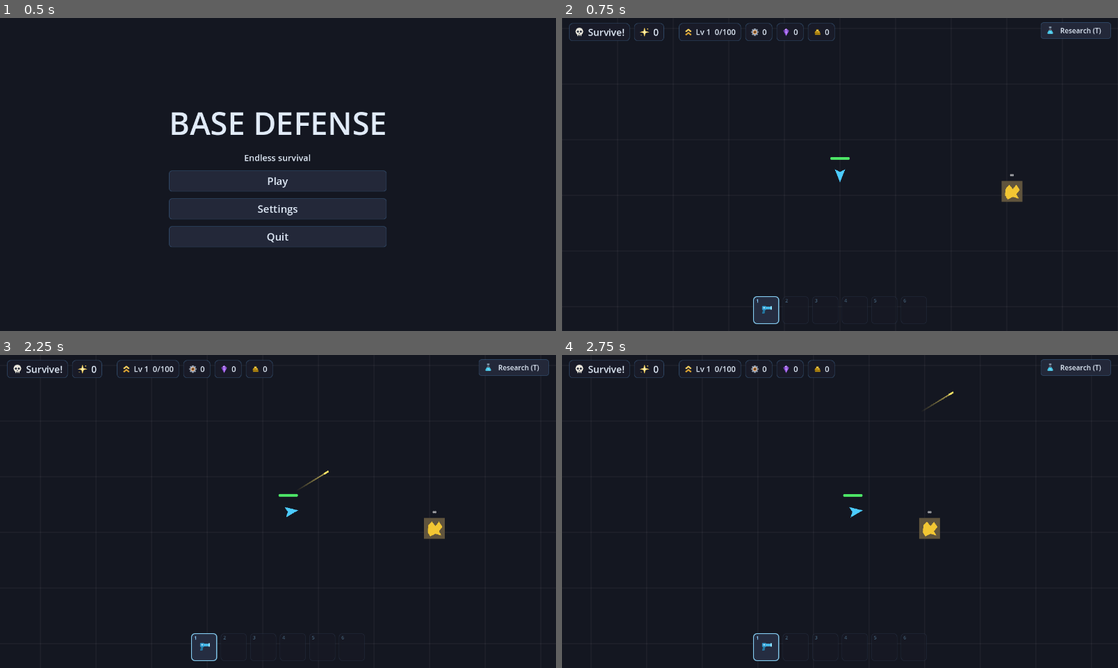
Above: before the commit, frames 1-4 (two rows, left to right).
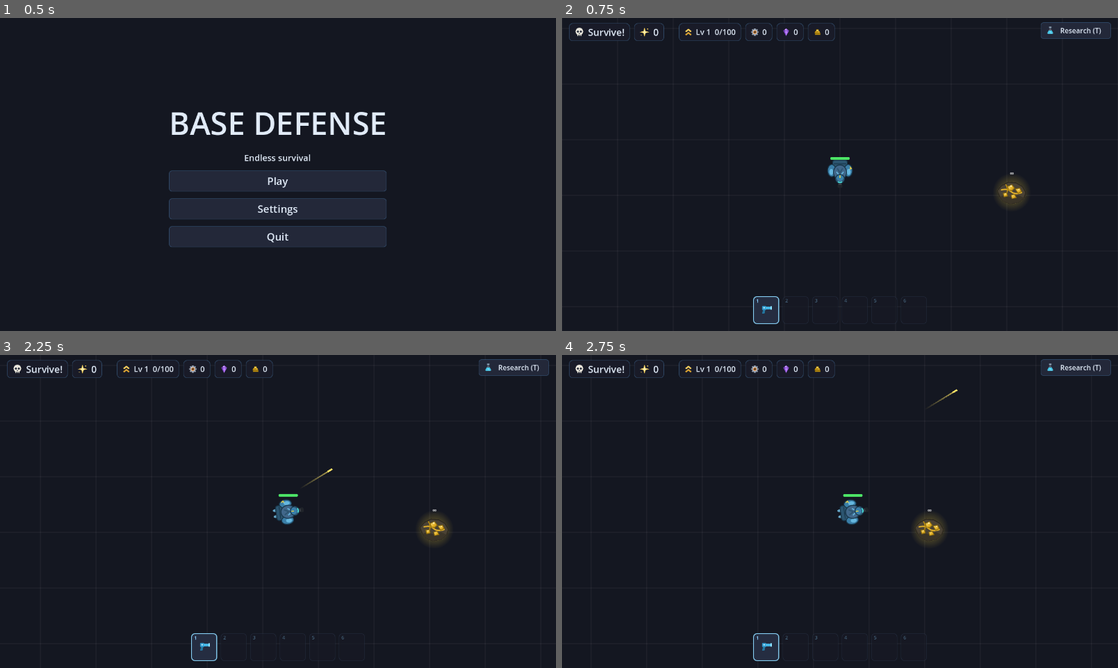
Above: after the commit, the same moments.

Repository: holgerson97/bug-defense
Game: Godot game, scene res://scenes/main_menu.tscn
Two runs of this game, one before a commit and one after it. Both use one fixed random seed, a clock stepped at 60 frames per second and the inputs below.
Inputs (mouse positions are in pixels of both pictures, inside the frame that each line leads up to):
- Up to frame 1 (0.5 s): no input
- Up to frame 2 (0.75 s): click "Play" at 0.5 s
- Up to frame 3 (2.25 s): click "Research (T)" at 1.25 s; tap Enter at 2 s; move the mouse to (400, 495) at 2.02 s; hold D (move_right) from 2.03 s (still down); hold T (research) from 2.03 s (still down)
- Up to frame 4 (2.75 s): keep holding D (move_right); keep holding T (research)

Frame 1 is identical in both runs. In frame 2, 0.6% of the frame differs, in the area x 47-84%, y 45-61%; in frame 3, 0.6%, in the area x 49-81%, y 36-61%; in frame 4, 0.6%.

Commit message:
Space marine player sprite, irregular glowing mineral blocks (2x resolution)
Co-Authored-By: Claude Fable 5 <noreply@anthropic.com>

Diff:
--- /dev/null
+++ b/assets/sprites/crystal_block.svg
@@ -0,0 +1,32 @@
+<svg xmlns="http://www.w3.org/2000/svg" width="192" height="192" viewBox="0 0 96 96">
+  <!-- Crystal ore: irregular rock with jutting shards and a baked glow halo -->
+  <defs>
+    <radialGradient id="glow" cx="0.5" cy="0.5" r="0.5">
+      <stop offset="0%" stop-color="#a86ef0" stop-opacity="0.55"/>
+      <stop offset="60%" stop-color="#a86ef0" stop-opacity="0.22"/>
+      <stop offset="100%" stop-color="#a86ef0" stop-opacity="0"/>
+    </radialGradient>
+    <linearGradient id="shard" x1="0" y1="0" x2="1" y2="1">
+      <stop offset="0%" stop-color="#d9b8ff"/>
+      <stop offset="55%" stop-color="#9a5ce0"/>
+      <stop offset="100%" stop-color="#6a34a8"/>
+    </linearGradient>
+  </defs>
+  <circle cx="48" cy="50" r="46" fill="url(#glow)"/>
+  <!-- rock base, irregular -->
+  <path d="M 22 62 L 14 52 L 20 40 L 32 36 L 46 30 L 62 34 L 74 42 L 80 54 L 74 66 L 60 72 L 40 74 L 28 70 Z"
+        fill="#3a3050" stroke="#241c36" stroke-width="2.5"/>
+  <path d="M 22 62 L 30 58 L 44 62 L 58 58 L 74 66 L 60 72 L 40 74 L 28 70 Z" fill="#2c2440"/>
+  <!-- shards -->
+  <path d="M 40 52 L 32 24 L 46 14 L 52 30 L 50 52 Z" fill="url(#shard)" stroke="#241c36" stroke-width="2"/>
+  <path d="M 42 50 L 44 22 L 47 18 L 46 48 Z" fill="#e8d4ff" opacity="0.8"/>
+  <path d="M 52 54 L 62 26 L 72 36 L 64 56 Z" fill="url(#shard)" stroke="#241c36" stroke-width="2"/>
+  <path d="M 56 52 L 64 30 L 67 34 L 60 54 Z" fill="#c9a2f5" opacity="0.7"/>
+  <path d="M 26 56 L 20 42 L 32 38 L 36 54 Z" fill="url(#shard)" stroke="#241c36" stroke-width="2"/>
+  <path d="M 28 54 L 24 43 L 28 41 L 32 53 Z" fill="#e8d4ff" opacity="0.6"/>
+  <!-- small front shard -->
+  <path d="M 58 62 L 66 50 L 72 58 L 66 66 Z" fill="url(#shard)" stroke="#241c36" stroke-width="1.8"/>
+  <!-- glints -->
+  <circle cx="44" cy="20" r="1.6" fill="#ffffff" opacity="0.9"/>
+  <circle cx="68" cy="34" r="1.3" fill="#ffffff" opacity="0.8"/>
+</svg>
--- /dev/null
+++ b/assets/sprites/gold_block.svg
@@ -0,0 +1,32 @@
+<svg xmlns="http://www.w3.org/2000/svg" width="192" height="192" viewBox="0 0 96 96">
+  <!-- Gold ore: irregular rock with veins and nuggets, warm baked glow -->
+  <defs>
+    <radialGradient id="gglow" cx="0.5" cy="0.5" r="0.5">
+      <stop offset="0%" stop-color="#ffd93b" stop-opacity="0.5"/>
+      <stop offset="60%" stop-color="#ffd93b" stop-opacity="0.18"/>
+      <stop offset="100%" stop-color="#ffd93b" stop-opacity="0"/>
+    </radialGradient>
+    <linearGradient id="nugget" x1="0" y1="0" x2="1" y2="1">
+      <stop offset="0%" stop-color="#ffe98a"/>
+      <stop offset="55%" stop-color="#e8b52a"/>
+      <stop offset="100%" stop-color="#a87c10"/>
+    </linearGradient>
+  </defs>
+  <circle cx="48" cy="50" r="45" fill="url(#gglow)"/>
+  <!-- rock base, irregular -->
+  <path d="M 20 60 L 14 46 L 24 34 L 40 26 L 58 28 L 72 36 L 80 50 L 76 62 L 64 72 L 44 76 L 28 70 Z"
+        fill="#4a4234" stroke="#2c2820" stroke-width="2.5"/>
+  <path d="M 20 60 L 32 56 L 48 62 L 62 56 L 76 62 L 64 72 L 44 76 L 28 70 Z" fill="#3a3428"/>
+  <!-- gold veins -->
+  <path d="M 24 44 Q 38 40 46 48 Q 56 56 70 50" fill="none" stroke="#e8b52a" stroke-width="3" stroke-linecap="round"/>
+  <path d="M 34 32 Q 40 42 36 52" fill="none" stroke="#c0900f" stroke-width="2.4" stroke-linecap="round"/>
+  <!-- nugget clusters -->
+  <path d="M 38 36 L 48 32 L 54 40 L 48 46 L 40 44 Z" fill="url(#nugget)" stroke="#8a6a0e" stroke-width="1.8"/>
+  <path d="M 56 42 L 66 40 L 70 48 L 62 52 Z" fill="url(#nugget)" stroke="#8a6a0e" stroke-width="1.8"/>
+  <path d="M 28 52 L 36 50 L 38 58 L 30 60 Z" fill="url(#nugget)" stroke="#8a6a0e" stroke-width="1.8"/>
+  <path d="M 46 56 L 54 54 L 58 62 L 48 64 Z" fill="url(#nugget)" stroke="#8a6a0e" stroke-width="1.6"/>
+  <!-- glints -->
+  <circle cx="46" cy="35" r="1.8" fill="#fff7cc" opacity="0.95"/>
+  <circle cx="64" cy="43" r="1.4" fill="#fff7cc" opacity="0.85"/>
+  <circle cx="33" cy="53" r="1.2" fill="#fff7cc" opacity="0.8"/>
+</svg>
--- /dev/null
+++ b/assets/sprites/player_marine.svg
@@ -0,0 +1,34 @@
+<svg xmlns="http://www.w3.org/2000/svg" width="192" height="192" viewBox="0 0 96 96">
+  <!-- Space marine, top-down, facing right (+x). Rifle along the centerline. -->
+  <!-- thruster glow -->
+  <ellipse cx="14" cy="41" rx="6" ry="3.2" fill="#7fd4ff" opacity="0.75"/>
+  <ellipse cx="14" cy="55" rx="6" ry="3.2" fill="#7fd4ff" opacity="0.75"/>
+  <!-- backpack -->
+  <rect x="15" y="31" width="17" height="34" rx="5" fill="#2c5570" stroke="#173447" stroke-width="2"/>
+  <line x1="23.5" y1="34" x2="23.5" y2="62" stroke="#173447" stroke-width="1.5"/>
+  <!-- rifle -->
+  <rect x="52" y="44" width="26" height="8" rx="2" fill="#3a3f47" stroke="#20242a" stroke-width="1.5"/>
+  <rect x="72" y="42.5" width="6" height="11" rx="1.5" fill="#20242a"/>
+  <rect x="55" y="42" width="7" height="12" rx="2" fill="#2c3138"/>
+  <!-- arms gripping the rifle -->
+  <rect x="44" y="33" width="16" height="8" rx="4" fill="#2c5570" stroke="#173447" stroke-width="1.6" transform="rotate(24 44 37)"/>
+  <rect x="44" y="55" width="16" height="8" rx="4" fill="#2c5570" stroke="#173447" stroke-width="1.6" transform="rotate(-24 44 59)"/>
+  <!-- pauldrons -->
+  <ellipse cx="39" cy="29" rx="14" ry="9.5" fill="#3b7fa8" stroke="#173447" stroke-width="2"/>
+  <ellipse cx="39" cy="67" rx="14" ry="9.5" fill="#3b7fa8" stroke="#173447" stroke-width="2"/>
+  <ellipse cx="42" cy="28" rx="7" ry="4.5" fill="#66b8e0"/>
+  <ellipse cx="42" cy="68" rx="7" ry="4.5" fill="#66b8e0"/>
+  <path d="M 30 25 L 34 22 L 36 26" fill="none" stroke="#ffd93b" stroke-width="2"/>
+  <!-- torso armor -->
+  <ellipse cx="43" cy="48" rx="17" ry="15" fill="#41678a" stroke="#173447" stroke-width="2"/>
+  <!-- chest plate chevrons -->
+  <path d="M 34 42 L 44 48 L 34 54" fill="none" stroke="#2c5570" stroke-width="3"/>
+  <path d="M 42 40 L 52 48 L 42 56" fill="none" stroke="#66b8e0" stroke-width="2.5"/>
+  <!-- helmet -->
+  <circle cx="58" cy="48" r="10" fill="#3b7fa8" stroke="#173447" stroke-width="2"/>
+  <path d="M 58 39 A 9.2 9.2 0 0 1 58 57" fill="none" stroke="#2c5570" stroke-width="3"/>
+  <!-- visor glow strip -->
+  <path d="M 64.5 43 A 8 8 0 0 1 64.5 53" fill="none" stroke="#4fe8e0" stroke-width="2.6"/>
+  <!-- helmet crest -->
+  <line x1="50" y1="48" x2="56" y2="48" stroke="#ffd93b" stroke-width="2"/>
+</svg>
--- a/scenes/crystal_deposit.tscn
+++ b/scenes/crystal_deposit.tscn
@@ -1,31 +1,28 @@
-[gd_scene load_steps=3 format=3]
+[gd_scene load_steps=4 format=3]
 
 [ext_resource type="Script" path="res://scripts/crystal_deposit.gd" id="1"]
+[ext_resource type="Texture2D" path="res://assets/sprites/crystal_block.svg" id="2"]
 
-[sub_resource type="RectangleShape2D" id="RectangleShape2D_deposit"]
-size = Vector2(48, 48)
+[sub_resource type="CircleShape2D" id="CircleShape2D_deposit"]
+radius = 28.0
 
 [node name="CrystalDeposit" type="StaticBody2D" groups=["deposits"]]
 collision_layer = 16
 collision_mask = 0
 script = ExtResource("1")
 
-[node name="Body" type="Polygon2D" parent="."]
-polygon = PackedVector2Array(-24, -24, 24, -24, 24, 24, -24, 24)
-color = Color(0.35, 0.28, 0.45, 1)
-
-[node name="Core" type="Polygon2D" parent="."]
-polygon = PackedVector2Array(-14, -6, -8, -16, 0, -4, 8, -18, 16, -6, 10, 8, 16, 16, 2, 14, -8, 18, -16, 10)
-color = Color(0.7, 0.4, 1, 1)
+[node name="Body" type="Sprite2D" parent="."]
+scale = Vector2(0.5, 0.5)
+texture = ExtResource("2")
 
 [node name="CollisionShape2D" type="CollisionShape2D" parent="."]
-shape = SubResource("RectangleShape2D_deposit")
+shape = SubResource("CircleShape2D_deposit")
 
 [node name="AmountLabel" type="Label" parent="."]
 offset_left = -30.0
-offset_top = -48.0
+offset_top = -52.0
 offset_right = 30.0
-offset_bottom = -28.0
+offset_bottom = -32.0
 theme_override_font_sizes/font_size = 14
 horizontal_alignment = 1
 text = "0"
--- a/scenes/gold_deposit.tscn
+++ b/scenes/gold_deposit.tscn
@@ -1,31 +1,28 @@
-[gd_scene load_steps=3 format=3]
+[gd_scene load_steps=4 format=3]
 
 [ext_resource type="Script" path="res://scripts/gold_deposit.gd" id="1"]
+[ext_resource type="Texture2D" path="res://assets/sprites/gold_block.svg" id="2"]
 
-[sub_resource type="RectangleShape2D" id="RectangleShape2D_gold"]
-size = Vector2(48, 48)
+[sub_resource type="CircleShape2D" id="CircleShape2D_gold"]
+radius = 28.0
 
 [node name="GoldDeposit" type="StaticBody2D" groups=["gold_deposits"]]
 collision_layer = 16
 collision_mask = 0
 script = ExtResource("1")
 
-[node name="Body" type="Polygon2D" parent="."]
-polygon = PackedVector2Array(-24, -24, 24, -24, 24, 24, -24, 24)
-color = Color(0.38, 0.33, 0.24, 1)
-
-[node name="Nuggets" type="Polygon2D" parent="."]
-polygon = PackedVector2Array(-14, -8, -6, -16, 2, -6, 10, -16, 18, -4, 10, 6, 16, 16, 2, 12, -10, 18, -16, 8)
-color = Color(0.95, 0.78, 0.2, 1)
+[node name="Body" type="Sprite2D" parent="."]
+scale = Vector2(0.5, 0.5)
+texture = ExtResource("2")
 
 [node name="CollisionShape2D" type="CollisionShape2D" parent="."]
-shape = SubResource("RectangleShape2D_gold")
+shape = SubResource("CircleShape2D_gold")
 
 [node name="AmountLabel" type="Label" parent="."]
 offset_left = -30.0
-offset_top = -48.0
+offset_top = -52.0
 offset_right = 30.0
-offset_bottom = -28.0
+offset_bottom = -32.0
 theme_override_font_sizes/font_size = 14
 horizontal_alignment = 1
 text = "0"
--- a/scenes/player.tscn
+++ b/scenes/player.tscn
@@ -1,6 +1,7 @@
-[gd_scene load_steps=5 format=3]
+[gd_scene load_steps=6 format=3]
 
 [ext_resource type="Script" path="res://scripts/player.gd" id="1"]
+[ext_resource type="Texture2D" path="res://assets/sprites/player_marine.svg" id="2"]
 
 [sub_resource type="CircleShape2D" id="CircleShape2D_player"]
 radius = 14.0
@@ -29,15 +30,15 @@
 collision_mask = 34
 script = ExtResource("1")
 
-[node name="Body" type="Polygon2D" parent="."]
-polygon = PackedVector2Array(18, 0, -12, -12, -6, 0, -12, 12)
-color = Color(0.3, 0.8, 1, 1)
+[node name="Body" type="Sprite2D" parent="."]
+scale = Vector2(0.5, 0.5)
+texture = ExtResource("2")
 
 [node name="CollisionShape2D" type="CollisionShape2D" parent="."]
 shape = SubResource("CircleShape2D_player")
 
 [node name="Muzzle" type="Marker2D" parent="."]
-position = Vector2(20, 0)
+position = Vector2(30, 0)
 
 [node name="Camera2D" type="Camera2D" parent="."]
 position_smoothing_enabled = true
